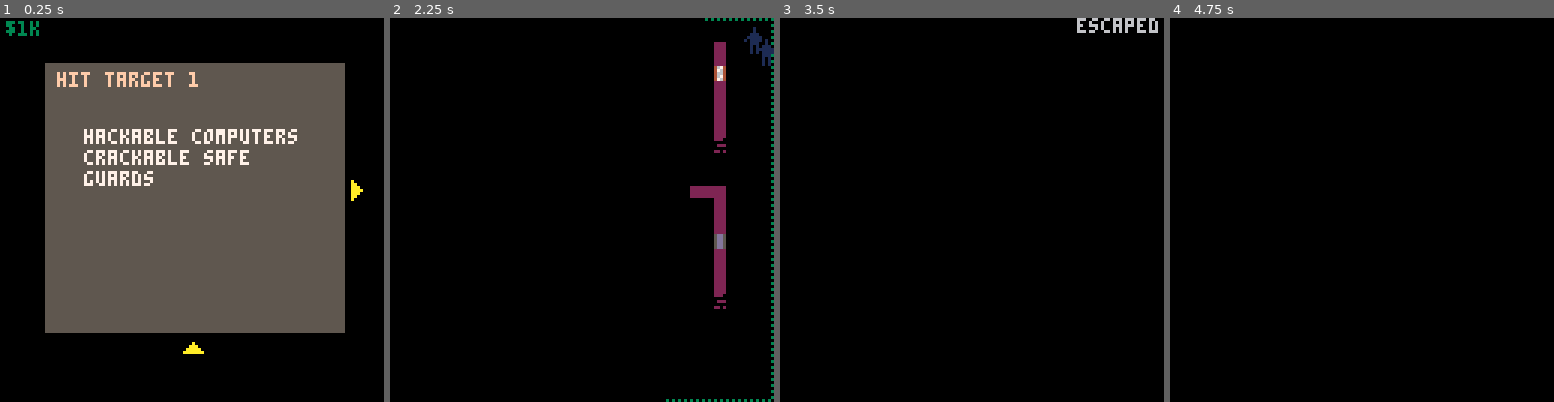
Above: before the commit, frames 1-4 (left to right).
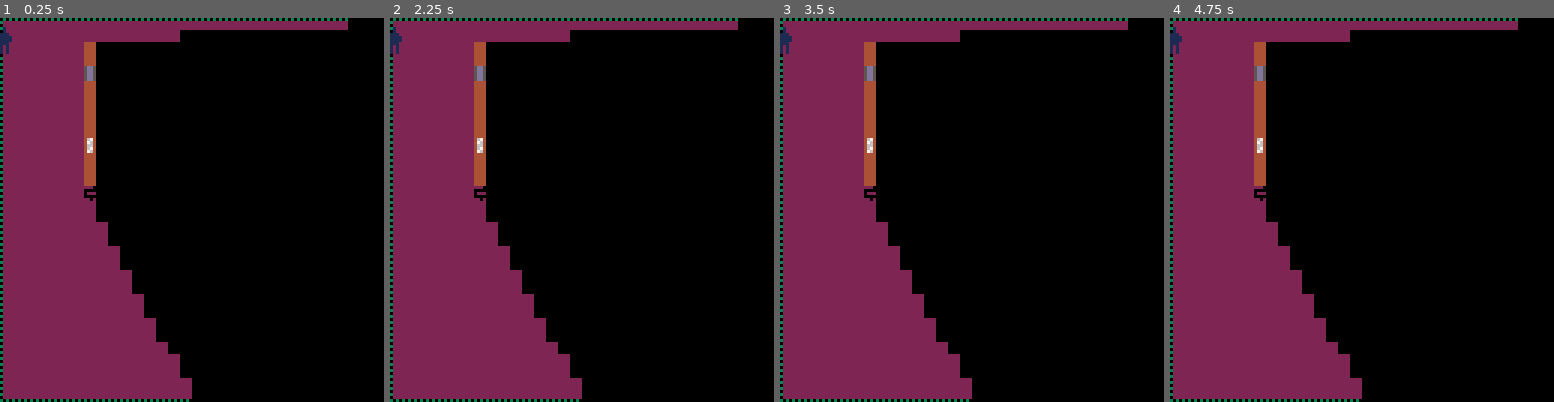
Above: after the commit, the same moments.

Repository: ironchestgames/pico-8-carts
Game: PICO-8 cartridge stealth.p8
The game is run twice, just before and just after one commit, with the same random seed, the same clock (stepped at 60 frames per second) and the same inputs.
Inputs:
- Up to frame 1 (0.25 s): no input
- Up to frame 2 (2.25 s): tap X (X key) at 0.33, 1.07, 1.85 s; tap O (Z key) at 0.7, 1.7, 2.1 s; hold Right 1.6-2.1 s; hold Up from 2.15 s (still down)
- Up to frame 3 (3.5 s): release Up at 2.42 s; hold Right 2.47-3.03 s; tap O (Z key) at 2.5, 2.9, 3.3 s; tap X (X key) at 2.97 s; hold Left from 3.08 s (still down)
- Up to frame 4 (4.75 s): release Left at 3.58 s; hold Down 3.63-3.97 s; tap O (Z key) at 3.7, 4.1, 4.5 s; hold Right 4.02-4.68 s; tap X (X key) at 4.08 s; hold Up from 4.73 s (still down)

The runs differ from the first frame. In frame 1, 76% of the frame differs, in the area x 0-95%, y 0-100%; in frame 2, 36%; in frame 3, 33%; in frame 4, 33%.

Commit message:
stealth - new fog with symmetric shadowcasting

Diff:
--- a/stealth.p8
+++ b/stealth.p8
@@ -167,7 +167,7 @@
 
 local players={
  {},
- {},
+ -- {},
 }
 
 local guards
@@ -319,6 +319,266 @@
 
 
 
+-- class quadrant:
+
+   --   north = 0
+   --   east  = 1
+   --   south = 2
+   --   west  = 3
+
+   --   def __init__(self, cardinal, origin):
+   --       self.cardinal = cardinal
+   --       self.ox, self.oy = origin
+   --   def transform(self, tile):
+   --       row, col = tile
+   --       if self.cardinal == north:
+   --           return (self.ox + col, self.oy - row)
+   --       if self.cardinal == south:
+   --           return (self.ox + col, self.oy + row)
+   --       if self.cardinal == east:
+   --           return (self.ox + row, self.oy + col)
+   --       if self.cardinal == west:
+   --           return (self.ox - row, self.oy + col)
+
+    local function getdirtransform(_p,_dir,_tile)
+     -- todo: change to pico dirs
+     local _c,_r=_tile.col,_tile.row
+     if _dir == 0 then
+      return _p.x+_c,_p.y-_r
+     elseif _dir == 1 then
+      return _p.x+_r,_p.y+_c
+     elseif _dir == 2 then
+      return _p.x+_c,_p.y+_r
+     elseif _dir == 3 then
+      return _p.x-_r,_p.y+_c
+     end
+    end
+
+    -- my own
+    local function isnotoffpremises(_x,_y)
+     return _x < 32 and _x >= 0 and _y < 32 and _x >= 0
+    end
+
+    -- def round_ties_up(n):
+    --  return math.floor(n + 0.5)
+    local function roundtiesup(_n)
+     return flr(_n+0.5)
+    end
+
+    -- def round_ties_down(n):
+    --  return math.ceil(n - 0.5)
+    local function roundtiesdown(_n)
+     return -flr(-(_n-0.5))
+    end
+
+    -- class row:
+
+    --  def __init__(self, depth, start_slope, end_slope):
+    --      self.depth = depth
+    --      self.start_slope = start_slope
+    --      self.end_slope = end_slope
+    --  def tiles(self):
+    --      min_col = round_ties_up(self.depth * self.start_slope)
+    --      max_col = round_ties_down(self.depth * self.end_slope)
+    --      for col in range(min_col, max_col + 1):
+    --          yield (self.depth, col)
+
+    --  def next(self):
+    --      return row(
+    --          self.depth + 1,
+    --          self.start_slope,
+    --          self.end_slope)
+    local function newrow(_depth,_startslope,_endslope)
+     return {
+      depth=_depth,
+      startslope=_startslope,
+      endslope=_endslope,
+     }
+    end
+
+    local function gettiles(_row)
+      local _mincol=roundtiesup(_row.depth*_row.startslope)
+      local _maxcol=roundtiesdown(_row.depth*_row.endslope)
+      local _tiles={}
+      for _col=_mincol,_maxcol do
+       add(_tiles,{row=_row.depth,col=_col})
+      end
+      return _tiles
+     end
+
+     local function nextrow(_row)
+      return newrow(_row.depth+1,_row.startslope,_row.endslope)
+     end
+
+
+      -- def reveal(tile):
+      --     x, y = quadrant.transform(tile)
+      --     mark_visible(x, y)
+      local function reveal(_p,_dir,_tile)
+       local _x,_y=getdirtransform(_p,_dir,_tile)
+       if isnotoffpremises(_x,_y) then
+       -- debug('reveal',_x,_y,'til',_dir,_tile.row,_tile.col)
+        fog[_y*32+_x]=0
+       end
+      end
+
+      -- def is_wall(tile):
+      --     if tile is none:
+      --         return false
+      --     x, y = quadrant.transform(tile)
+      --     return is_blocking(x, y)
+      local function iswall(_p,_dir,_tile)
+       if _tile then
+        local _x,_y=getdirtransform(_p,_dir,_tile)
+        return floor[_y*32+_x] == 2 or not isnotoffpremises(_x,_y)
+       end
+       -- return nil
+      end
+
+      -- def is_floor(tile):
+      --     if tile is none:
+      --         return false
+      --     x, y = quadrant.transform(tile)
+      --     return not is_blocking(x, y)
+      local function isfloor(_p,_dir,_tile)
+       if _tile then
+        local _x,_y=getdirtransform(_p,_dir,_tile)
+        local _f=floor[_y*32+_x]
+        return _f == 0 or _f == 1
+       end
+       -- return nil
+      end
+
+     --  def slope(tile):
+     -- row_depth, col = tile
+     -- return fraction(2 * col - 1, 2 * row_depth)
+      local function slope(_tile)
+       return (2*_tile.col-1)/(2*_tile.row)
+      end
+
+ -- def is_symmetric(row, tile):
+ --     row_depth, col = tile
+ --     return (col >= row.depth * row.start_slope
+ --         and col <= row.depth * row.end_slope)
+      local function issymmetric(_row,_tile)
+       return _tile.col >= _row.depth * _row.startslope and _tile.col <= _row.depth * _row.endslope
+      end
+
+      -- def scan_iterative(row):
+      --     rows = [row]
+      --     while rows:
+      --         row = rows.pop()
+      --         prev_tile = none
+      --         for tile in row.tiles():
+      --             if is_wall(tile) or is_symmetric(row, tile):
+      --                 reveal(tile)
+      --             if is_wall(prev_tile) and is_floor(tile):
+      --                 row.start_slope = slope(tile)
+      --             if is_floor(prev_tile) and is_wall(tile):
+      --                 next_row = row.next()
+      --                 next_row.end_slope = slope(tile)
+      --                 rows.append(next_row)
+      --             prev_tile = tile
+      --         if is_floor(prev_tile):
+      --             rows.append(row.next())
+
+      local function scan(_p,_dir,_row1)
+       local _rows={_row1}
+       while #_rows > 0 do
+        local _row=deli(_rows,#_rows)
+        local _prevtile
+        local _tiles=gettiles(_row)
+        for _tile in all(_tiles) do
+         if iswall(_p,_dir,_tile) or issymmetric(_row,_tile) then
+          reveal(_p,_dir,_tile)
+         end
+         if iswall(_p,_dir,_prevtile) and isfloor(_p,_dir,_tile) then
+          _row.startslope=slope(_tile)
+         end
+         if isfloor(_p,_dir,_prevtile) and iswall(_p,_dir,_tile) then
+          local _nextrow=nextrow(_row)
+          _nextrow.endslope=slope(_tile)
+          add(_rows,_nextrow)
+         end
+         _prevtile=_tile
+        end
+        if isfloor(_p,_dir,_prevtile) then
+         local _nextrow=nextrow(_row)
+         add(_rows,_nextrow)
+        end
+       end
+      end
+
+local function removefog(_p)
+
+    -- local function compute_fov(origin, is_blocking, mark_visible)
+    -- not needed
+
+     -- mark_visible(*origin)
+     fog[_p.y*32+_p.x]=0
+
+     -- for i in range(4):
+     for _dir=0,3 do
+
+      -- quadrant = quadrant(i, origin)
+      -- not needed
+
+      --   first_row = row(1, fraction(-1), fraction(1))
+      local _firstrow=newrow(1,-1,1)
+
+      --   scan(first_row)
+      scan(_p,_dir,_firstrow)
+
+    -- for _d in all(fogdirs) do
+    --  local _x,_y=_p.x,_p.y
+    --  local _l=32
+    --  while floor[_y*32+_x] != 2 and floor[_y*32+_x] != nil do
+    --   local _c=0
+    --   local _bx=_x
+    --   local _by=_y
+    --   while _by < 32 and _by >= 0 and _bx < 32 and _bx >= 0 and floor[_by*32+_bx] != 2 and floor[_by*32+_bx] != nil and _c <= _l do
+    --    fog[_by*32+_bx]=0
+    --    _bx+=_d.dx
+    --    _by+=_d.dy
+    --    _c+=1
+    --   end
+    --   if _by < 32 and _by >= 0 and _bx < 32 and _bx >= 0 then
+    --    fog[_by*32+_bx]=0
+    --   end
+    --   _bx+=_d.dx
+    --   _by+=_d.dy
+    --   _l=_c
+    --   _x+=_d.x
+    --   _y+=_d.y
+    --   if _y < 32 and _y >= 0 and _x < 32 and _x >= 0 then
+    --    fog[_y*32+_x]=0
+    --   else
+    --    break
+    --   end
+    --  end
+    -- end
+    end
+    end
+…(20 lines of a section not shown)…
 local function computer(_p,_o,_tmp)
  _p.workingstate='hacking'
  if _tmp.action_c == nil then
@@ -736,27 +996,27 @@
 
 
 local function windowpeekfromleft(_p,_o)
- for _dy in all(windowpeekdys) do
-  local _y=_p.y*32+_dy
-  for _x=_p.x+2,32 do
-   fog[_y+_x]=0
-   if floor[_y+_x] == 2 then
-    break
-   end
-  end
- end
+ -- for _dy in all(windowpeekdys) do
+ --  local _y=_p.y*32+_dy
+ --  for _x=_p.x+2,32 do
+ --   fog[_y+_x]=0
+ --   if floor[_y+_x] == 2 then
+ --    break
+ --   end
+ --  end
+ -- end
 end
 
 local function windowpeekfromright(_p,_o)
- for _dy in all(windowpeekdys) do
-  local _y=_p.y*32+_dy
-  for _x=_p.x-2,0,-1 do
-   fog[_y+_x]=0
-   if floor[_y+_x] == 2 then
-    break
-   end
-  end
- end
+ -- for _dy in all(windowpeekdys) do
+ --  local _y=_p.y*32+_dy
+ --  for _x=_p.x-2,0,-1 do
+ --   fog[_y+_x]=0
+ --   if floor[_y+_x] == 2 then
+ --    break
+ --   end
+ --  end
+ -- end
 end
 
 local function breakwindowfromleft(_p,_o)
@@ -1602,38 +1862,19 @@
    end
   end
 
+…(8 lines of a section not shown)…
   -- remove fog
   -- todo: token hunt
   for _p in all(players) do
    if _p.state != 'caught' then
-    for _d in all(fogdirs) do
-     local _x,_y=_p.x,_p.y
-     local _l=32
-     while floor[_y*32+_x] != 2 and floor[_y*32+_x] != nil do
-      local _c=0
-      local _bx=_x
-      local _by=_y
-      while _by < 32 and _by >= 0 and _bx < 32 and _bx >= 0 and floor[_by*32+_bx] != 2 and floor[_by*32+_bx] != nil and _c <= _l do
-       fog[_by*32+_bx]=0
-       _bx+=_d.dx
-       _by+=_d.dy
-       _c+=1
-      end
-      if _by < 32 and _by >= 0 and _bx < 32 and _bx >= 0 then
-       fog[_by*32+_bx]=0
-      end
-      _bx+=_d.dx
-      _by+=_d.dy
-      _l=_c
-      _x+=_d.x
-      _y+=_d.y
-      if _y < 32 and _y >= 0 and _x < 32 and _x >= 0 then
-       fog[_y*32+_x]=0
-      else
-       break
-      end
-     end
-    end
+    removefog(_p)
    end
   end
 
@@ -1648,11 +1889,11 @@
   end
 
   -- remove fog from walls
-  for _i=0,arslen do
-   if fog[_i+32] == 0 and floor[_i] == 2 and floor[_i+32] == 2 then
-    fog[_i]=0
-   end
-  end
+  -- for _i=0,arslen do
+  --  if fog[_i+32] == 0 and floor[_i] == 2 and floor[_i+32] == 2 then
+  --   fog[_i]=0
+  --  end
+  -- end
 
  end
 
@@ -1680,7 +1921,7 @@
    if _l == 1 then
     _col=floorlightcols[_col]
    end
-   rectfill(_sx,_sy,_sx+3,_sy+3,_col)
+   rectfill(_sx,_sy,_sx+3,_sy+3,_col+2)
 
    -- draw walls
    if _tile == 2 then
@@ -1972,7 +2213,12 @@
 end
 
 
-_init=initmapselect
+-- _init=initmapselect
+
+_init=function()
+ mapgen()
+ gameinit()
+end
 
 
 __gfx__
